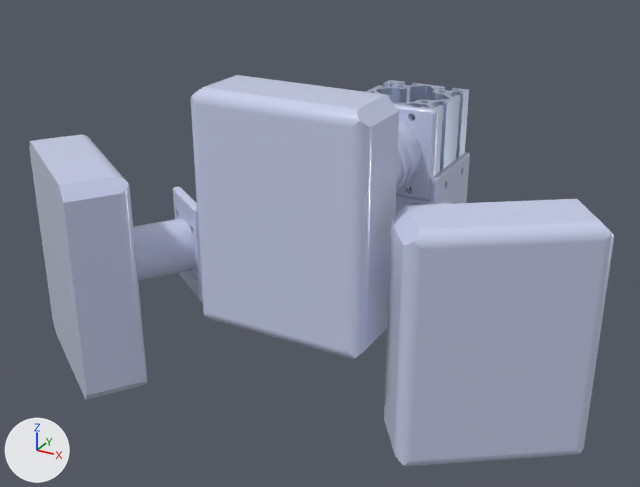
Renders of the glTF model assets/upper_mechanism/padding/iteration_4_final.glb from each side of a commit.
Camera for both pictures: a 50 mm camera at (0.998, -2.297, 1.577) aimed at (0.661, -1.683, 1.271). The axes (+X, +Y, +Z) are drawn at lower left. The lights are the same throughout. The picture after the commit comes second. Where no turn or scale is listed for an object, it has been applied to the vertices.

The first picture shows '8080-1', 'Mesh_0', 'Mesh_7', 'Mirrorfoam-3', 'Mirrorspring_side_mount_iteration_4-2', 'foam-1', 'spring_mount_iteration_5-1'.
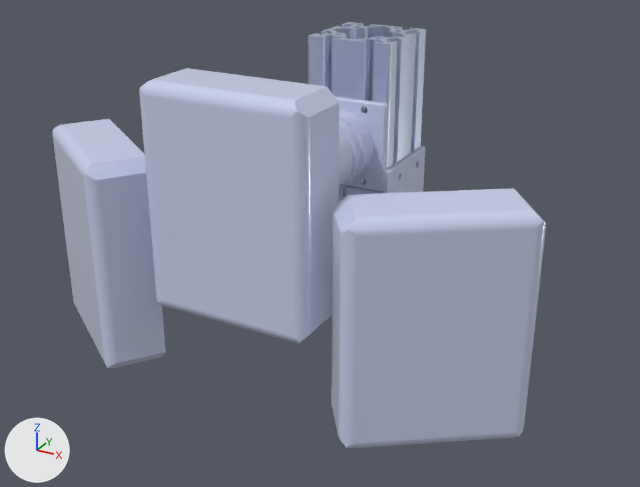
Location of each change, (x1, y1, x2, y2) in pixels of the pictures (640 x 487 px):
```json
{"object": "Mirrorfoam-3", "change": "moved", "before": [384, 199, 614, 466], "after": [331, 188, 546, 449]}
{"object": "foam-1", "change": "moved", "before": [190, 75, 399, 359], "after": [139, 68, 339, 343]}
{"object": "Mesh_7", "change": "deleted", "before": [29, 135, 147, 400]}
{"object": "foam-2", "change": "added", "after": [52, 119, 166, 368]}
{"object": "8080-2", "change": "added", "after": [308, 22, 426, 198]}
{"object": "spring_mount_iteration_5-1", "change": "moved", "before": [394, 104, 437, 201], "after": [335, 96, 388, 192]}
{"object": "Mesh_0", "change": "deleted", "before": [133, 187, 203, 302], "on screen": "pale blue"}
{"object": "8080-1", "change": "deleted", "before": [366, 80, 469, 191]}
{"object": "Mirrorspring_side_mount_iteration_4-2", "change": "deleted", "before": [395, 152, 470, 216]}
{"object": "Mirrorspring_side_mount_iteration_4-3", "change": "added", "after": [345, 146, 425, 196], "on screen": "pale blue"}
{"object": "spring_side_mount_iteration_4-1", "change": "added", "after": [339, 188, 343, 202], "on screen": "mostly hidden"}
```

Edits to the scene script, one JSON object a line:
```json
{"op": "add", "block": "me_mesh_12", "code": ["me_mesh_12 = bpy.data.meshes.new('Mesh_12')", "me_mesh_12.from_pydata(...)  # 1421 vertices, 2820 faces; spans x -0.04..0.04, y -0.04..0.04, z 0.19..0.45", "me_mesh_12.materials.append(mat_satinfinishaluminum)  # pale blue #dee9ff"]}
{"op": "add", "block": "me_mesh_11", "code": ["me_mesh_11 = bpy.data.meshes.new('Mesh_11')", "me_mesh_11.from_pydata(...)  # 76 vertices, 148 faces; spans x -0.053..0.085, y -0.036..0.081, z -0.09..0.09", "me_mesh_11.materials.append(mat_defaultplastic)  # pale blue #cbd2ee"]}
{"op": "add", "block": "me_mesh_8_1", "code": ["me_mesh_8_1 = bpy.data.meshes.new('Mesh_8')", "me_mesh_8_1.from_pydata(...)  # 1102 vertices, 2036 faces; spans x -0.072..0.038, y -0.124..0.04, z -0.1..0.0", "me_mesh_8_1.materials.append(mat_defaultplastic)  # pale blue #cbd2ee"]}
{"op": "add", "block": "me_mesh_3_1", "code": ["me_mesh_3_1 = bpy.data.meshes.new('Mesh_3')", "me_mesh_3_1.from_pydata(...)  # 1101 vertices, 2034 faces; spans x -0.038..0.073, y -0.124..0.04, z -0.1..0.0", "me_mesh_3_1.materials.append(mat_defaultplastic)  # pale blue #cbd2ee"]}
{"op": "remove", "block": "ob_mirrorspring_side_mount_iteration_4_2", "code": ["ob_mirrorspring_side_mount_iteration_4_2 = bpy.data.objects.new('Mirrorspring_side_mount_iteration_4-2', me_mesh_2)", "ob_mirrorspring_side_mount_iteration_4_2.parent = ob_final_iteration_foam_mounts", "ob_mirrorspring_side_mount_iteration_4_2.location = (0.734, -1.575, 1.323)"]}
{"op": "remove", "block": "ob_8080_1", "code": ["ob_8080_1 = bpy.data.objects.new('8080-1', me_mesh_3)", "ob_8080_1.location = (0.6945, -1.5745, 0.9317)"]}
{"op": "set", "path": "ob_spring_mount_iteration_5_1.location", "old": "(0.6945, -1.683, 1.3417)", "new": "(0.65, -1.6833, 1.342)"}
{"op": "remove", "block": "ob_mesh_0", "code": ["ob_mesh_0 = bpy.data.objects.new('Mesh_0', me_mesh_0)", "ob_mesh_0.parent = ob_final_iteration_foam_mounts", "ob_mesh_0.location = (0.563, -1.743, 1.273)", "ob_mesh_0.rotation_euler = (-3.142, 0.0, -0.611)  # degrees (-180, 0, -35)"]}
{"op": "set", "path": "ob_mirrorfoam_3.location", "old": "(0.859, -1.791, 1.273)", "new": "(0.815, -1.792, 1.273)"}
{"op": "remove", "block": "ob_mesh_7", "code": ["ob_mesh_7 = bpy.data.objects.new('Mesh_7', me_mesh_7)", "ob_mesh_7.parent = ob_final_iteration_foam_mounts", "ob_mesh_7.location = (0.53, -1.791, 1.273)", "ob_mesh_7.rotation_euler = (0.0, 0.0, -0.611)  # degrees (0, 0, -35)"]}
{"op": "set", "path": "ob_foam_1.location", "old": "(0.6985, -1.8185, 1.3417)", "new": "(0.654, -1.8188, 1.342)"}
{"op": "add", "block": "ob_8080_2", "code": ["ob_8080_2 = bpy.data.objects.new('8080-2', me_mesh_12)", "ob_8080_2.location = (0.65, -1.5748, 0.982)"]}
{"op": "add", "block": "ob_foam_2", "code": ["ob_foam_2 = bpy.data.objects.new('foam-2', me_mesh_11)", "ob_foam_2.location = (0.4857, -1.7912, 1.273)"]}
{"op": "add", "block": "ob_spring_side_mount_iteration_4_1", "code": ["ob_spring_side_mount_iteration_4_1 = bpy.data.objects.new('spring_side_mount_iteration_4-1', me_mesh_8_1)", "ob_spring_side_mount_iteration_4_1.location = (0.61, -1.5758, 1.323)"]}
{"op": "add", "block": "ob_mirrorspring_side_mount_iteration_4_3", "code": ["ob_mirrorspring_side_mount_iteration_4_3 = bpy.data.objects.new('Mirrorspring_side_mount_iteration_4-3', me_mesh_3_1)", "ob_mirrorspring_side_mount_iteration_4_3.location = (0.6903, -1.5764, 1.3227)"]}
```
